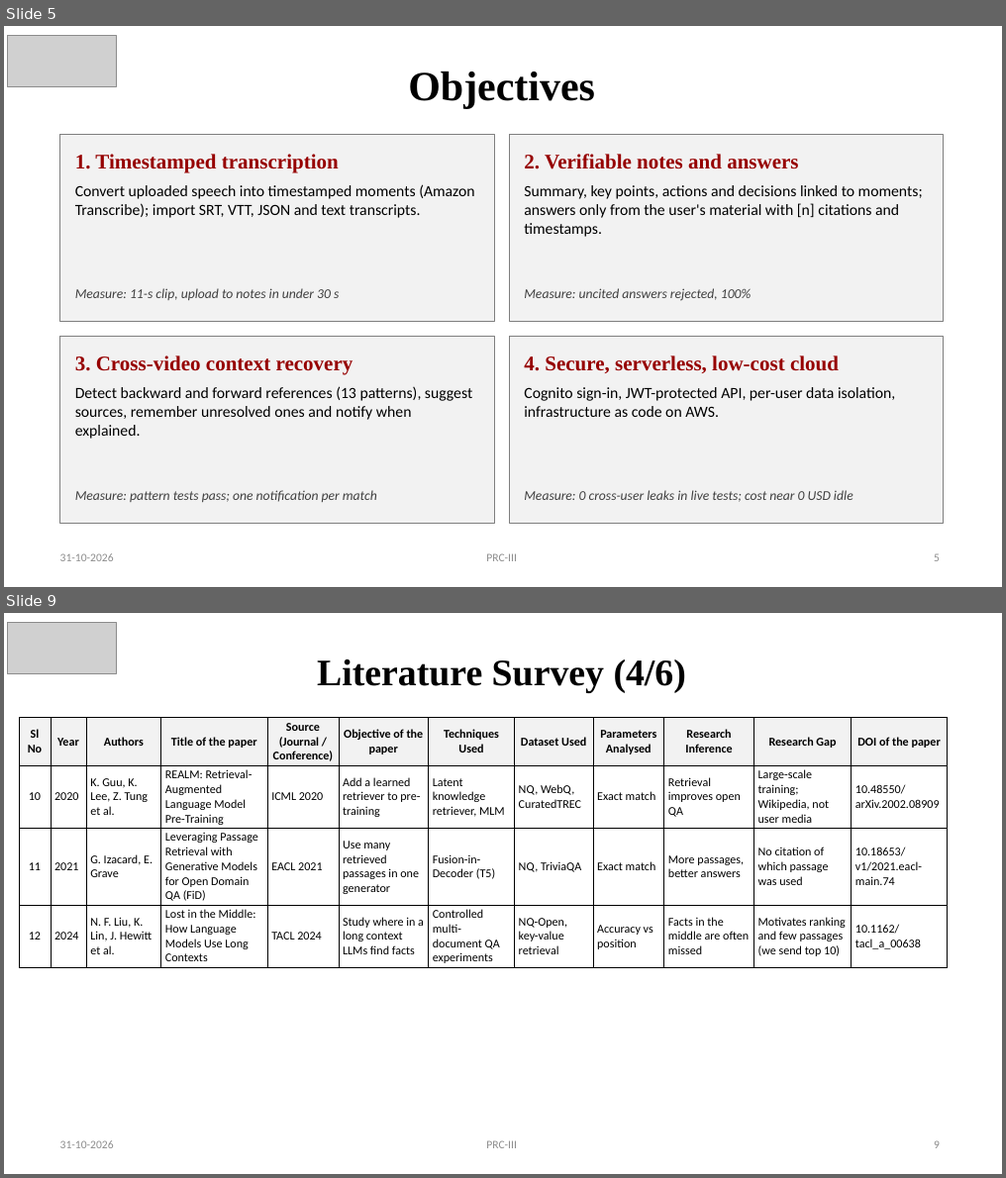
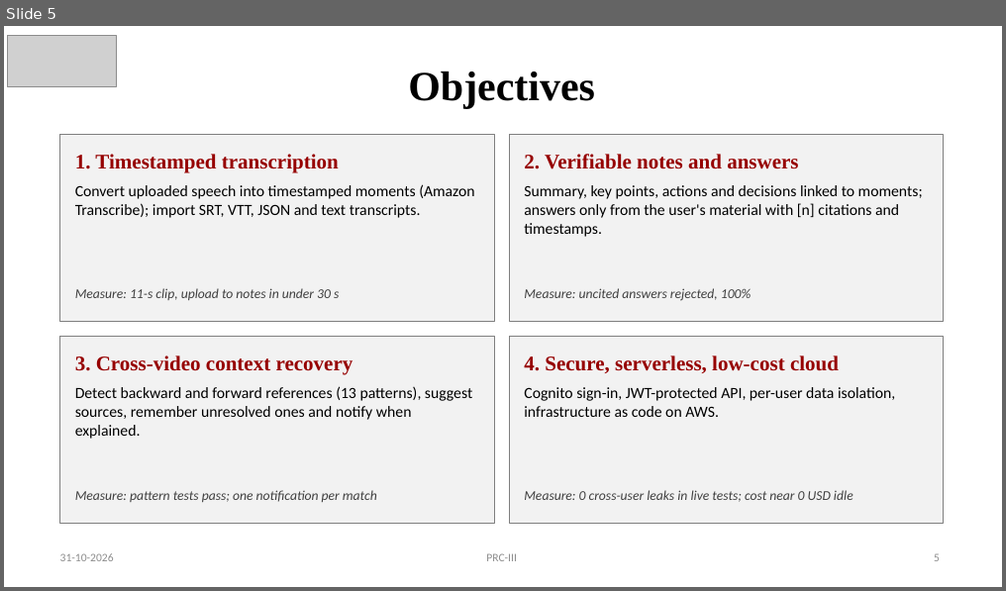
Before and after one commit to kmithileshhhhh05/cloudnote-ai, a slide deck: docs/submission/CloudNote_AI_PRC-III_Review.pptx. Shown one above the other, each under a label of ours: slides 5 and 9 before the commit, slide 5 after it; the slides between them are not shown. The pictures are 1006x1178 and 1006x591 pixels, drawn with LibreOffice and Linux fonts; fonts in the diff are those of the drawing; grey boxes stand for pictures. Boxes give left, top, right and bottom in pixels: in the first picture for what was removed or moved away, otherwise in the second. Text is boxed around its words. In the diff, an @@ line names an element or a change of style, - is before the commit and + after.

```diff
--- a/docs/submission/CloudNote_AI_PRC-III_Review.pptx
+++ b/docs/submission/CloudNote_AI_PRC-III_Review.pptx
@@ slide 9 removed at bbox=[4, 613, 1002, 1174], background #FFFFFF @@
@@ picture removed at bbox=[8, 622, 116, 673] @@
@@ text removed at bbox=[317, 659, 686, 693] @@
-Literature Survey (4/6)
@@ table removed at bbox=[19, 718, 947, 967], 4 rows, 12 columns @@
-Sl No | Year | Authors | Title of the paper | Source (Journal / Conference) | Objective of the paper | Techniques Used | Dataset Used | Parameters Analysed | Research Inference | Research Gap | DOI of the paper
-10 | 2020 | K. Guu, K. Lee, Z. Tung et al. | REALM: Retrieval-Augmented Language Model Pre-Training | ICML 2020 | Add a learned retriever to pre-training | Latent knowledge retriever, MLM | NQ, WebQ, CuratedTREC | Exact match | Retrieval improves open QA | Large-scale training; Wikipedia, not user media | 10.48550/arXiv.2002.08909
-11 | 2021 | G. Izacard, E. Grave | Leveraging Passage Retrieval with Generative Models for Open Domain QA (FiD) | EACL 2021 | Use many retrieved passages in one generator | Fusion-in-Decoder (T5) | NQ, TriviaQA | Exact match | More passages, better answers | No citation of which passage was used | 10.18653/v1/2021.eacl-main.74
-12 | 2024 | N. F. Liu, K. Lin, J. Hewitt et al. | Lost in the Middle: How Language Models Use Long Contexts | TACL 2024 | Study where in a long context LLMs find facts | Controlled multi-document QA experiments | NQ-Open, key-value retrieval | Accuracy vs position | Facts in the middle are often missed | Motivates ranking and few passages (we send top 10) | 10.1162/tacl_a_00638
@@ text removed at bbox=[60, 1141, 114, 1149] @@
-31-10-2026
@@ text removed at bbox=[486, 1141, 517, 1149] @@
-PRC-III
@@ text removed at bbox=[934, 1141, 940, 1149] @@
-9
```
Also in this commit, not shown: 19 slides changed, 2 slides added, 2 other slides removed, 6 other files.
